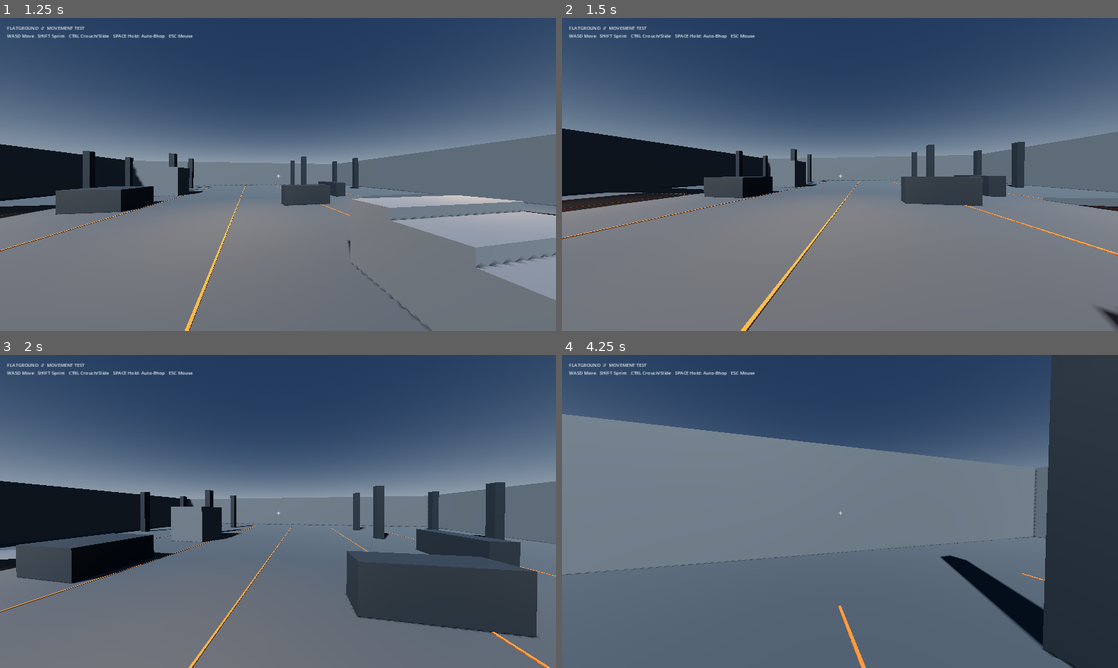
Above: before the commit, frames 1-4 (two rows, left to right).
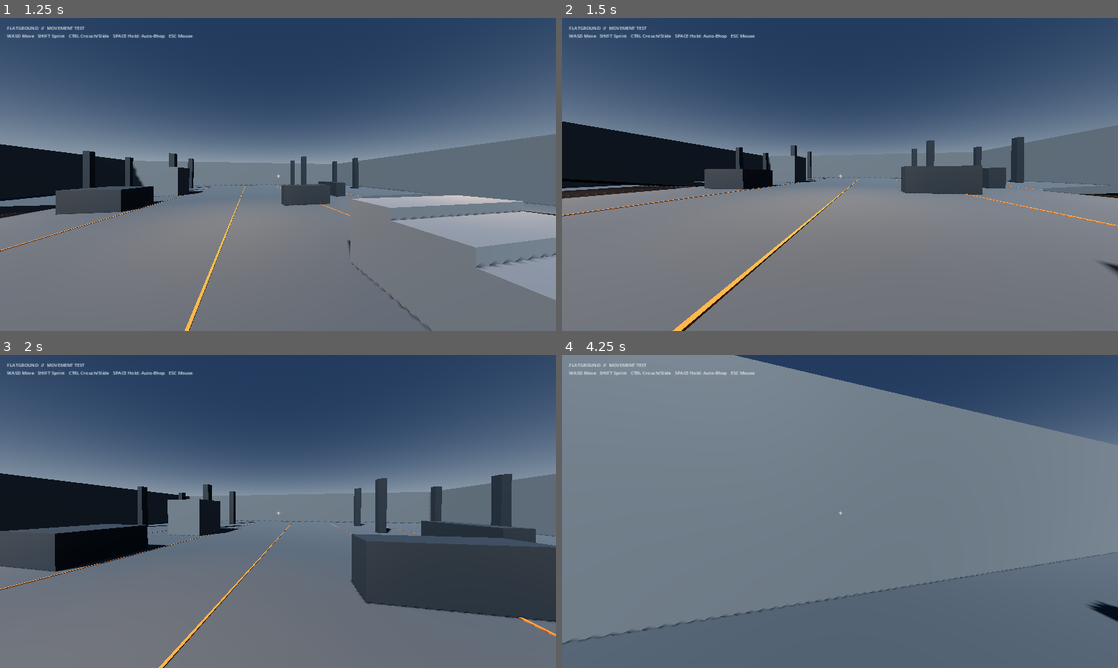
Above: after the commit, the same moments.

Repository: gggevego15-ui/Flatground
Game: Godot game, scene res://scenes/test_map.tscn
Same seed, same stepped clock (60 frames per second), same inputs: the game is played once before the commit and once after it.
Inputs (mouse positions are in pixels of both pictures, inside the frame that each line leads up to):
- Up to frame 1 (1.25 s): tap Enter at 0.5 s; move the mouse to (305, 174) at 0.52 s; hold W (move_forward) from 0.53 s (still down); hold Ctrl (crouch) from 0.53 s (still down); tap Space (jump) at 0.77, 0.8, 1.07 s
- Up to frame 2 (1.5 s): keep holding W (move_forward); move the mouse to (812, 174) at 1.27 s; release Ctrl (crouch) at 1.28 s; tap Space (jump) at 1.35 s
- Up to frame 3 (2 s): keep holding W (move_forward); tap Space (jump) at 1.52, 1.82 s; tap Ctrl (crouch) at 1.55 s
- Up to frame 4 (4.25 s): keep holding W (move_forward); move the mouse to (851, 505) at 2.02 s; hold Ctrl (crouch) 2.03-2.78 s; tap Space (jump) at 2.3, 3.02, 3.32, 3.77, 3.8, 4.07 s; move the mouse to (834, 517) at 2.77 s; tap Shift (sprint) at 2.85 s; tap Ctrl (crouch) at 3.05 s; move the mouse to (878, 514) at 3.52 s; hold Ctrl (crouch) from 3.53 s (still down)

Frame 1 is identical in both runs. In frame 2, 6.6% of the frame differs, in the area x 0-100%, y 33-100%; in frame 3, 12%; in frame 4, 32%, in the area x 0-100%, y 0-100%.
Error after the commit: Attempted to free a RefCounted object. (res://scripts/player_controller.gd:238)

Commit message:
Prevent standing into ceilings and refine crouch-slide collision handling

Diff:
--- a/scripts/player_controller.gd
+++ b/scripts/player_controller.gd
@@ -17,6 +17,11 @@
 @export var air_acceleration_gain := 18.0
 @export var bunnyhop_speed_retention := 0.98
 @export var ground_jump_friction_scale := 0.08
+@export var crouch_transition_speed := 14.0
+@export var slide_min_speed := 4.2
+@export var slide_steering := 1.4
+@export var slide_exit_speed := 2.0
+@export var collision_margin := 0.04
 @export_group("Camera")
 @export var mouse_sensitivity := 0.0018
 @export var base_fov := 90.0
@@ -48,6 +53,7 @@
 var was_on_floor := false
 var slide_active := false
 var slide_speed := 0.0
+var crouch_blocked := false
 
 func _ready() -> void:
 	_add_action("move_forward", [KEY_W, KEY_UP])
@@ -82,7 +88,9 @@
 func _physics_process(delta: float) -> void:
 	var grounded := is_on_floor()
 	var jump_held := Input.is_action_pressed("jump")
-	var crouching := Input.is_action_pressed("crouch")
+	var crouch_requested := Input.is_action_pressed("crouch")
+	var crouching := crouch_requested or not _can_stand_up()
+	crouch_blocked = not crouch_requested and not _can_stand_up()
 	var sprinting := Input.is_action_pressed("sprint") and not crouching
 	var input_2d := Input.get_vector("move_left", "move_right", "move_forward", "move_back")
 	var wish_dir := (global_transform.basis * Vector3(input_2d.x, 0.0, input_2d.y)).normalized()
@@ -95,14 +103,16 @@
 			landing_offset = landing_kick * impact
 			landing_velocity = landing_recovery * impact * 0.08
 
-		if crouching and horizontal_speed > walk_speed * 0.7 and not jump_held:
+		if crouching and horizontal_speed > slide_min_speed and not jump_held:
 			if not slide_active:
 				slide_active = true
 				slide_speed = horizontal_speed * slide_boost
 			slide_speed = maxf(0.0, slide_speed - slide_friction * delta)
 			horizontal = horizontal.normalized() * slide_speed
 			if wish_dir.length_squared() > 0.001:
-				horizontal = horizontal.lerp(wish_dir * slide_speed, minf(delta * 1.4, 1.0))
+				horizontal = horizontal.lerp(wish_dir * slide_speed, minf(delta * slide_steering, 1.0))
+			if slide_speed < slide_exit_speed and not crouch_requested:
+				slide_active = false
 		else:
 			slide_active = false
 			var target_speed := crouch_speed if crouching else (sprint_speed if sprinting else walk_speed)
@@ -208,8 +218,32 @@
 	camera.position = camera.position.lerp(target_camera_position, 1.0 - exp(-camera_smoothing * delta))
 	_update_capsule(crouching, delta)
 
+
+func _can_stand_up() -> bool:
+	var shape := capsule.shape as CapsuleShape3D
+	if shape == null or shape.height >= standing_height - 0.01:
+		return true
+	var probe := CapsuleShape3D.new()
+	probe.radius = shape.radius
+	probe.height = standing_height
+	probe.margin = collision_margin
+	var query := PhysicsShapeQueryParameters3D.new()
+	query.shape = probe
+	query.transform = global_transform * Transform3D(Basis(), Vector3(0.0, standing_height * 0.5, 0.0))
+	query.collision_mask = collision_mask
+	query.exclude = [get_rid()]
+	query.margin = collision_margin
+	var space := get_world_3d().direct_space_state
+	var hits := space.intersect_shape(query, 8)
+	probe.free()
+	return hits.is_empty()
+
+
 func _update_capsule(crouching: bool, delta: float) -> void:
 	var shape := capsule.shape as CapsuleShape3D
+	if shape == null:
+		return
+	# Keep the capsule bottom near the player's feet as its height changes.
 	var desired := crouching_height if crouching else standing_height
-	shape.height = lerpf(shape.height, desired, 1.0 - exp(-14.0 * delta))
+	shape.height = lerpf(shape.height, desired, 1.0 - exp(-crouch_transition_speed * delta))
 	capsule.position.y = shape.height * 0.5
